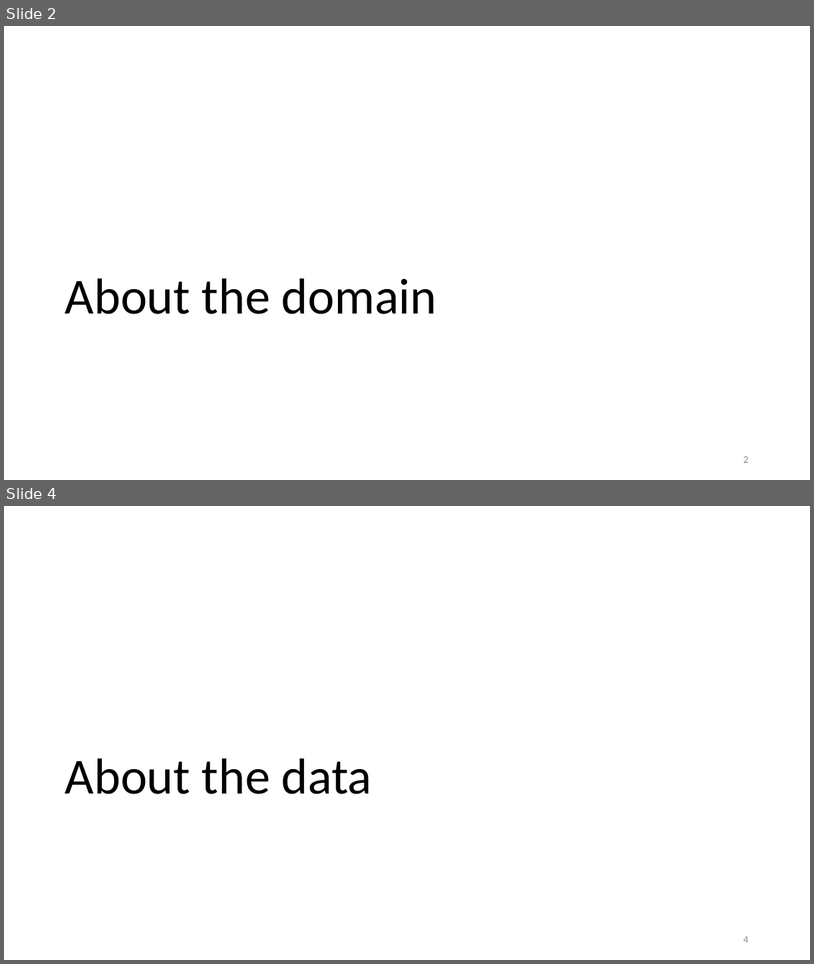
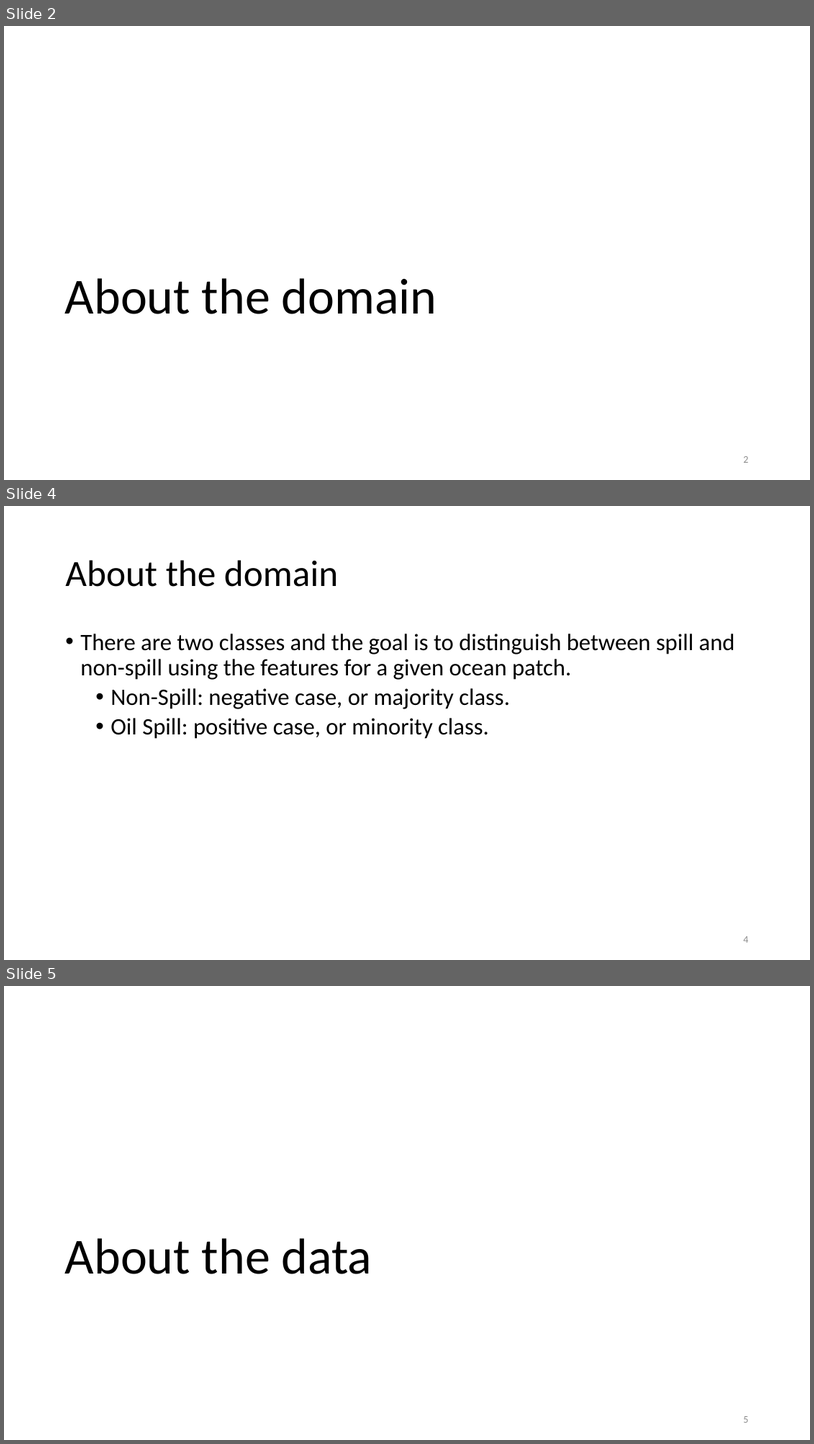
Before and after one commit to MotasemZiad/Oil-Spill-Classification, a slide deck: Presentation/Project Presentation.pptx. Shown one above the other, each under a label of ours: slides 2 and 4 before the commit, slides 2, 4 and 5 after it; the slides between them are not shown. The pictures are 814x964 and 814x1444 pixels, drawn with LibreOffice and Linux fonts; fonts in the diff are those of the drawing. Boxes give left, top, right and bottom in pixels: in the first picture for what was removed or moved away, otherwise in the second. Text is boxed around its words. In the diff, an @@ line names an element or a change of style, - is before the commit and + after.

```diff
--- a/Presentation/Project Presentation.pptx
+++ b/Presentation/Project Presentation.pptx
@@ slide 4 added at [4,506,810,960], background #FFFFFF @@
@@ title added at [65,560,338,587], 44 pt, text #000000 @@
+About the domain
@@ text added at [80,633,736,739], 28 pt, text #000000 @@
+• There are two classes and the goal is to distinguish between spill and non-spill using the features for a given ocean patch.
+  • Non-Spill: negative case, or majority class.
+  • Oil Spill: positive case, or minority class.
@@ page number added at [743,936,748,942], 12 pt, text #8C8C8C @@
+4
@@ what was slide 4 is now slide 5 @@
@@ page number at [743,1416,748,1422]: text changed @@
-4
+5
```
Also in this commit, not shown: 2 slides changed, 20 other slides added, 6 slides removed, 7 other files.
